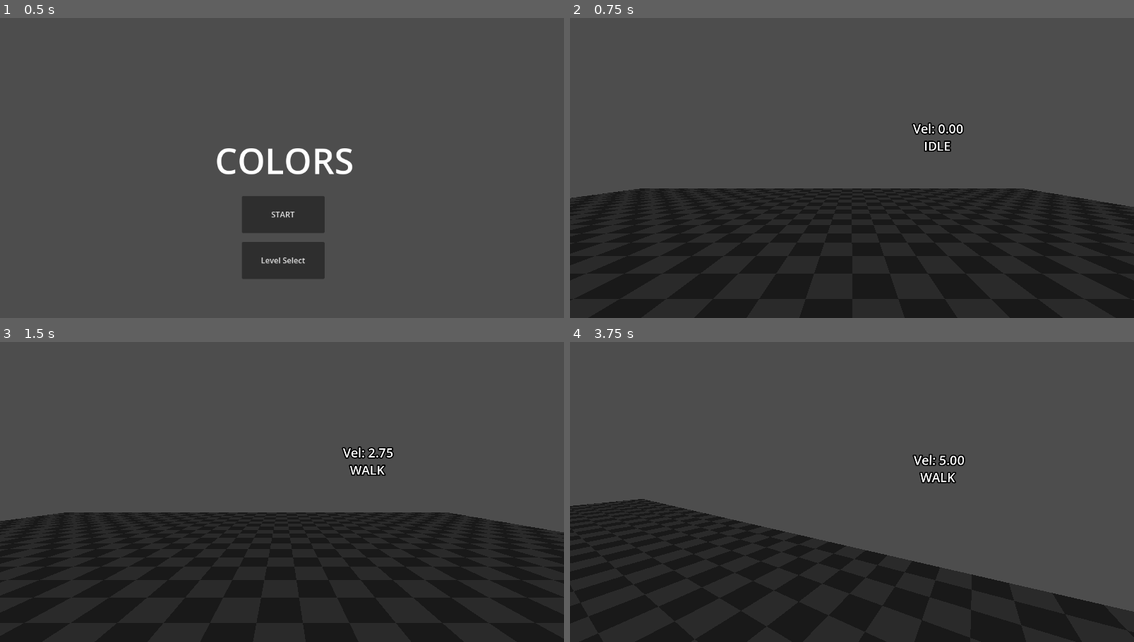
Above: before the commit, frames 1-4 (two rows, left to right).
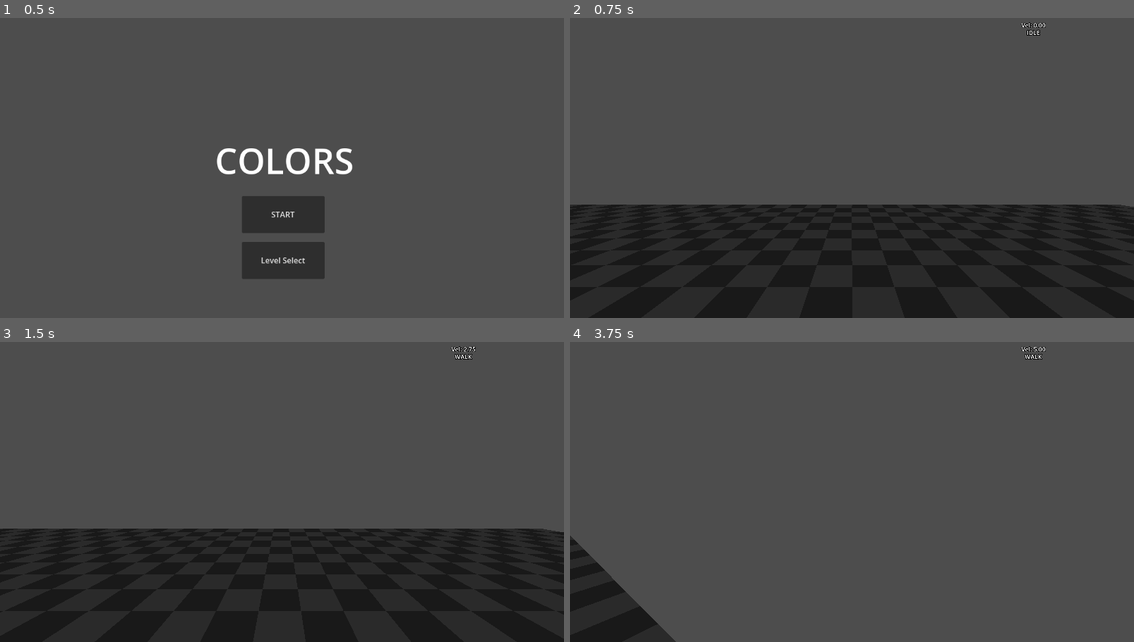
Above: after the commit, the same moments.

Repository: Octoan1/respawn26-colors
Game: Godot game, scene res://Game/main.tscn
Two runs of this game, one before a commit and one after it. Both use one fixed random seed, a clock stepped at 60 frames per second and the inputs below. The engine's default icon, where the game draws it, is replaced by a stand-in: a white triangle on a blue panel in a dark square.
Inputs (mouse positions are in pixels of both pictures, inside the frame that each line leads up to):
- Up to frame 1 (0.5 s): no input
- Up to frame 2 (0.75 s): click "START" at 0.5 s
- Up to frame 3 (1.5 s): tap Enter at 1.25 s; move the mouse to (406, 468) at 1.27 s; hold D (player_right) from 1.28 s (still down); tap Ctrl (player_slide) at 1.35 s; click (406, 468) at 1.42 s
- Up to frame 4 (3.75 s): tap Space (player_jump) at 1.52, 2.27 s; move the mouse to (823, 486) at 2.02 s; release D (player_right) at 2.03 s; hold W (player_forwards) from 2.03 s (still down); tap Shift (player_sprint) at 2.1 s; move the mouse to (863, 477) at 2.77 s; tap 6 (wall button) at 2.85 s; move the mouse to (846, 489) at 3.52 s; tap Ctrl (player_slide) at 3.6 s

Frame 1 is identical in both runs. In frame 2, 5.1% of the frame differs, in the area x 0-97%, y 1-63%; in frame 3, 5.1%; in frame 4, 28%, in the area x 0-100%, y 1-100%.

Commit message:
I brokt everything

Diff:
--- a/Entities/Player/States/wall_jump.gd
+++ b/Entities/Player/States/wall_jump.gd
@@ -5,7 +5,7 @@
 	pass
 
 func enter() -> void:
-	player.velocity.y = player.jump_velocity
+	player.velocity = (Vector3.UP * player.jump_velocity) + (player.wall_normal * player.push_off_wall_force)
 
 func exit() -> void:
 	pass
--- a/Entities/Player/States/wall_riding.gd
+++ b/Entities/Player/States/wall_riding.gd
@@ -21,6 +21,8 @@
 	if player.get_wall_normal().dot(player.wall_normal) < 0.9:
 		Transitioned.emit(self, "PUSH_OFF_WALL")
 		return
+	else:
+		player.wall_normal = player.get_wall_normal()
 
 	if Input.is_action_just_pressed("player_jump"):
 		player.coyote_timer.stop()
--- a/Entities/Player/player.gd
+++ b/Entities/Player/player.gd
@@ -12,8 +12,8 @@
 @export var push_off_wall_force:float = 2.0
 
 @onready var head:Node3D = $Head
-@onready var debug_velocity: Label3D = $DebugVelocity
-@onready var debug_state: Label3D = $DebugState
+@onready var debug_velocity: Label3D = $Head/DebugVelocity
+@onready var debug_state: Label3D = $Head/DebugState
 
 var coyote_timer: Timer
 var wall_grab_timer: Timer
@@ -30,7 +30,7 @@
 
 	wall_grab_timer = Timer.new()
 	wall_grab_timer.one_shot = true
-	wall_grab_timer.wait_time = 0.1
+	wall_grab_timer.wait_time = 0.2
 	add_child(wall_grab_timer)
 
 func _unhandled_input(event: InputEvent) -> void:
--- a/Entities/Player/player.tscn
+++ b/Entities/Player/player.tscn
@@ -29,9 +29,16 @@
 
 [node name="Camera3D" type="Camera3D" parent="Head" unique_id=100536400]
 unique_name_in_owner = true
-transform = Transform3D(1, 0, 0, 0, 1, 0, 0, 0, 1, 0, 0, 3.7929144)
 cull_mask = 1048573
 script = ExtResource("2_x1y6q")
+
+[node name="DebugVelocity" type="Label3D" parent="Head" unique_id=336715397]
+transform = Transform3D(1, 0, 0, 0, 1, 0, 0, 0, 1, 4.799733, 3.5719242, -5.461578)
+text = "Vel: 0"
+
+[node name="DebugState" type="Label3D" parent="Head" unique_id=700631333]
+transform = Transform3D(1, 0, 0, 0, 1, 0, 0, 0, 1, 4.794367, 3.374153, -5.463619)
+text = "State:"
 
 [node name="StateMachine" type="Node" parent="." unique_id=1226587949 node_paths=PackedStringArray("initial_state")]
 script = ExtResource("2_lu8i8")
@@ -69,11 +76,3 @@
 [node name="MeshInstance3D" type="MeshInstance3D" parent="." unique_id=125584598]
 layers = 2
 mesh = SubResource("CapsuleMesh_g4v7s")
-
-[node name="DebugVelocity" type="Label3D" parent="." unique_id=336715397]
-transform = Transform3D(1, 0, 0, 0, 1, 0, 0, 0, 1, 1.0990615, 0.90116143, 1.1563038)
-text = "Vel: 0"
-
-[node name="DebugState" type="Label3D" parent="." unique_id=700631333]
-transform = Transform3D(1, 0, 0, 0, 1, 0, 0, 0, 1, 1.0990615, 0.68161035, 1.1289998)
-text = "State:"
